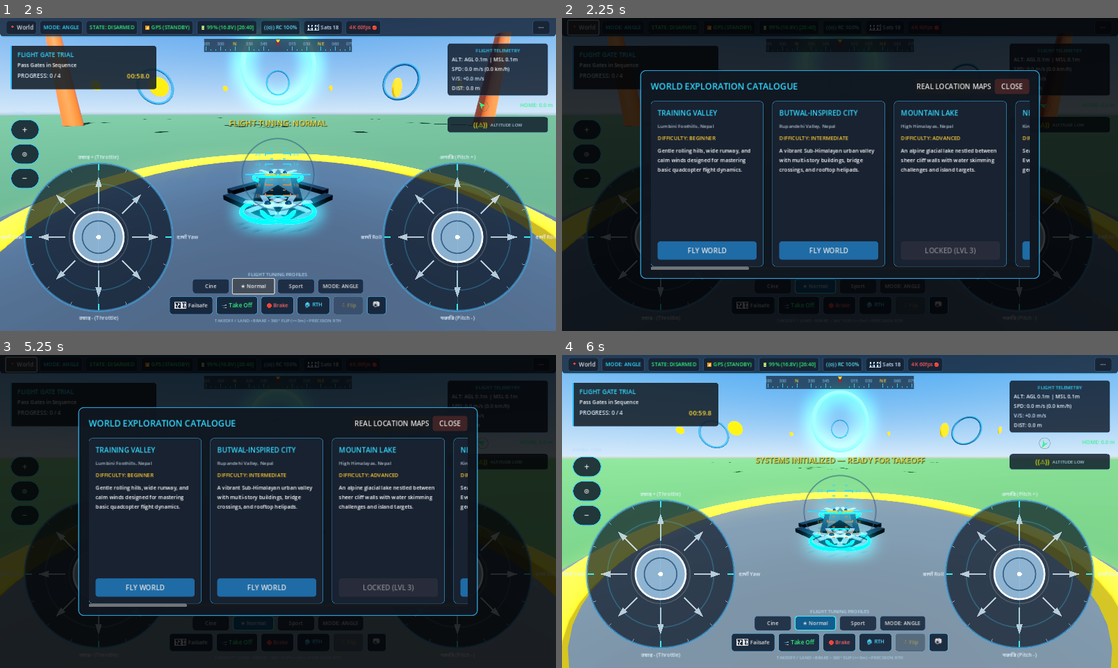
Above: before the commit, frames 1-4 (two rows, left to right).
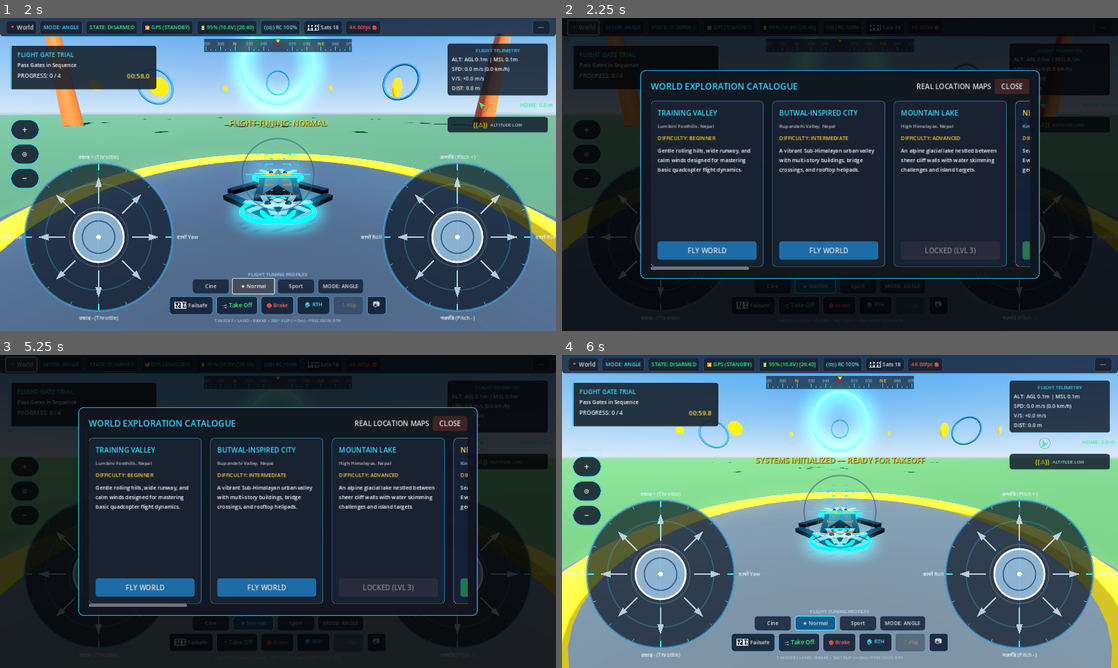
Above: after the commit, the same moments.

Repository: roadofriot/DroneGame
Game: Godot game, scene res://scenes/flight/FlightWorld.tscn
The game is run twice, just before and just after one commit, with the same random seed, the same clock (stepped at 60 frames per second) and the same inputs.
Inputs:
- Up to frame 1 (2 s): click "★ Normal" at 0.5 s; click "★ Normal" at 1.25 s
- Up to frame 2 (2.25 s): click "📍 World" at 2 s
- Up to frame 3 (5.25 s): click "FLY WORLD" at 2.75 s; click "★ Normal" at 3.5 s; click "★ Normal" at 4.25 s; click "📍 World" at 5 s
- Up to frame 4 (6 s): click "FLY WORLD" at 5.75 s

Frame 1 is identical in both runs. In frame 2, 0.2% of the frame differs, in the area x 81-85%, y 26-80%; in frame 3, 0.2%; in frame 4, nothing differs.

Commit message:
feat(adventure): integrate real-time adventure telemetry ribbon and WorldSelect stage cards

Diff:
--- a/scripts/core/FlightWorld.gd
+++ b/scripts/core/FlightWorld.gd
@@ -99,6 +99,10 @@
 			var dest_sig = adventure_nav.destination_reached
 			if not dest_sig.is_connected(_on_adventure_destination_reached):
 				dest_sig.connect(_on_adventure_destination_reached)
+			if flight_hud.has_method("update_adventure_telemetry"):
+				var nav_sig = adventure_nav.navigation_telemetry_updated
+				if not nav_sig.is_connected(flight_hud.update_adventure_telemetry):
+					nav_sig.connect(flight_hud.update_adventure_telemetry)
 		if audio_director:
 			var cp_sig = adventure_nav.checkpoint_passed
 			if not cp_sig.is_connected(_on_adventure_checkpoint_passed):
--- a/scripts/ui/FlightHUD.gd
+++ b/scripts/ui/FlightHUD.gd
@@ -98,6 +98,10 @@
 # Center Overlay
 @onready var label_state_banner: Label = get_node_or_null("CenterOverlay/StateBanner")
 @onready var proximity_warning: Label = get_node_or_null("CenterOverlay/ProximityWarning")
+
+# Adventure Telemetry Ribbon (Instantiated dynamically or referenced from tree)
+var adventure_panel: PanelContainer = null
+var label_adventure_info: Label = null
 
 # Settings Modal
 @onready var settings_modal: PanelContainer = get_node_or_null("SettingsModal")
@@ -473,6 +477,67 @@
 	]
 	_show_banner(banner_text, 6.0)
 
+func update_adventure_telemetry(data: Dictionary) -> void:
+	_ensure_adventure_panel()
+	if not label_adventure_info:
+		return
+	var dest_name = data.get("destination_name", "Destination")
+	var rem_m = data.get("distance_remaining_m", 0.0)
+	var trav_m = data.get("distance_travelled_m", 0.0)
+	var rem_km = rem_m / 1000.0
+	var trav_km = trav_m / 1000.0
+	var cp_idx = data.get("next_checkpoint", 1)
+	var cp_total = data.get("total_checkpoints", 0)
+	var coins = data.get("coins_collected", 0)
+
+	var info_text = "📍 DEST: %s | REM: %.2f km | FLOWN: %.2f km" % [
+		dest_name, rem_km, trav_km
+	]
+	if cp_total > 0:
+		info_text += " | GATE: %d/%d" % [min(cp_idx, cp_total), cp_total]
+	if coins > 0:
+		info_text += " | 🪙 %d" % coins
+
+	label_adventure_info.text = info_text
+	if adventure_panel:
+		adventure_panel.visible = true
+
+func _ensure_adventure_panel() -> void:
+	if adventure_panel != null and is_instance_valid(adventure_panel):
+		return
+	adventure_panel = PanelContainer.new()
+	adventure_panel.name = "AdventureTelemetryBar"
+	adventure_panel.anchors_preset = Control.PRESET_TOP_WIDE
+	adventure_panel.anchor_left = 0.5
+	adventure_panel.anchor_right = 0.5
+	adventure_panel.offset_left = -280.0
+	adventure_panel.offset_right = 280.0
+	adventure_panel.offset_top = 80.0
+	adventure_panel.offset_bottom = 106.0
+	adventure_panel.grow_horizontal = Control.GROW_DIRECTION_BOTH
+	adventure_panel.mouse_filter = Control.MOUSE_FILTER_IGNORE
+
+	var style = StyleBoxFlat.new()
+	style.bg_color = Color(0.04, 0.07, 0.12, 0.85)
+	style.border_color = Color(0.18, 0.72, 0.95, 0.7)
+	style.set_border_width_all(1)
+	style.set_corner_radius_all(6)
+	style.content_margin_left = 12
+	style.content_margin_right = 12
+	style.content_margin_top = 4
+	style.content_margin_bottom = 4
+	adventure_panel.add_theme_stylebox_override("panel", style)
+
+	label_adventure_info = Label.new()
+	label_adventure_info.horizontal_alignment = HORIZONTAL_ALIGNMENT_CENTER
+	label_adventure_info.vertical_alignment = VERTICAL_ALIGNMENT_CENTER
+	label_adventure_info.add_theme_font_size_override("font_size", 11)
+	label_adventure_info.add_theme_color_override("font_color", Color(0.3, 0.92, 1.0))
+	label_adventure_info.text = "📍 ADVENTURE MODE INITIALIZED"
+	adventure_panel.add_child(label_adventure_info)
+
+	add_child(adventure_panel)
+
 func _on_preflight_failed(reason: String) -> void:
 	_show_banner("PREFLIGHT FAILED: %s" % reason.to_upper(), 4.0)
 
--- a/scripts/ui/WorldSelectMenu.gd
+++ b/scripts/ui/WorldSelectMenu.gd
@@ -51,10 +51,18 @@
 	var panel = PanelContainer.new()
 	panel.custom_minimum_size = Vector2(260, 340)
 
+	var wid = world_def.get("id", "")
+	var is_stage = wid.begins_with("stage_") or wid == "nepal_adventure"
+
 	var style = StyleBoxFlat.new()
-	style.bg_color = Color(0.1, 0.14, 0.2, 0.9)
+	if is_stage:
+		style.bg_color = Color(0.08, 0.13, 0.22, 0.95)
+		style.border_color = Color(0.95, 0.72, 0.2, 0.8)
+	else:
+		style.bg_color = Color(0.1, 0.14, 0.2, 0.9)
+		style.border_color = Color(0.25, 0.75, 1, 0.7)
+
 	style.set_corner_radius_all(8)
-	style.border_color = Color(0.25, 0.75, 1, 0.7)
 	style.set_border_width_all(1)
 	style.content_margin_left = 16
 	style.content_margin_top = 16
@@ -68,7 +76,10 @@
 
 	var title_lbl = Label.new()
 	title_lbl.text = world_def.get("name", "World").to_upper()
-	title_lbl.add_theme_color_override("font_color", Color(0.2, 0.85, 1))
+	if is_stage:
+		title_lbl.add_theme_color_override("font_color", Color(1.0, 0.8, 0.3))
+	else:
+		title_lbl.add_theme_color_override("font_color", Color(0.2, 0.85, 1))
 	title_lbl.add_theme_font_size_override("font_size", 16)
 	vbox.add_child(title_lbl)
 
@@ -99,16 +110,21 @@
 	btn_style.set_corner_radius_all(6)
 
 	if is_unlocked:
-		action_btn.text = "FLY WORLD"
-		btn_style.bg_color = Color(0.12, 0.45, 0.7, 0.9)
+		action_btn.text = "FLY STAGE" if is_stage else "FLY WORLD"
+		if is_stage:
+			btn_style.bg_color = Color(0.14, 0.48, 0.32, 0.95)
+		else:
+			btn_style.bg_color = Color(0.12, 0.45, 0.7, 0.9)
 		action_btn.add_theme_stylebox_override("normal", btn_style)
-		var wid = world_def.get("id")
 		action_btn.pressed.connect(func():
 			visible = false
 			world_selected.emit(wid)
 		)
 	else:
-		action_btn.text = "LOCKED (LVL %d)" % world_def.get("required_level", 2)
+		if is_stage:
+			action_btn.text = "LOCKED (Fly Prev Stage)"
+		else:
+			action_btn.text = "LOCKED (LVL %d)" % world_def.get("required_level", 2)
 		action_btn.disabled = true
 		btn_style.bg_color = Color(0.2, 0.2, 0.25, 0.6)
 		action_btn.add_theme_stylebox_override("disabled", btn_style)
--- a/tests/unit/test_nepal_adventure_world.gd
+++ b/tests/unit/test_nepal_adventure_world.gd
@@ -9,6 +9,8 @@
 const AdventureNavManager = preload("res://scripts/world/AdventureNavigationManager.gd")
 const SaveService = preload("res://scripts/save/SaveService.gd")
 const WorldData = preload("res://scripts/world/WorldData.gd")
+const FlightHUD = preload("res://scripts/ui/FlightHUD.gd")
+const WorldSelectMenu = preload("res://scripts/ui/WorldSelectMenu.gd")
 
 func _init() -> void:
 	run_tests()
@@ -19,7 +21,7 @@
 	print("==================================================")
 
 	var tests_passed: int = 0
-	var tests_total: int = 7
+	var tests_total: int = 8
 
 	if test_na01_eight_stages_contract():
 		tests_passed += 1
@@ -34,6 +36,8 @@
 	if test_na06_landmark_discovery_and_rewards():
 		tests_passed += 1
 	if test_na07_touchdown_and_stage_unlocking():
+		tests_passed += 1
+	if test_na08_hud_telemetry_and_stage_cards():
 		tests_passed += 1
 
 	print("==================================================")
@@ -281,3 +285,67 @@
 	nav.queue_free()
 	print("  - Stage unlocking verified: Lumbini touchdown unlocked Stage 03 Tansen (PASS)")
 	return true
+
+func test_na08_hud_telemetry_and_stage_cards() -> bool:
+	print("[NA-08] Testing HUD Adventure Telemetry and WorldSelect Stage Cards...")
+	var hud_scene = load("res://scenes/ui/FlightHUD.tscn") as PackedScene
+	if not hud_scene:
+		printerr("FAIL: Could not load FlightHUD.tscn")
+		return false
+
+	var hud = hud_scene.instantiate() as FlightHUD
+	root.add_child(hud)
+
+	# Simulate telemetry packet
+	var test_packet = {
+		"destination_name": "Lumbini Gardens",
+		"distance_travelled_m": 1250.0,
+		"distance_remaining_m": 1750.0,
+		"speed_kmh": 45.0,
+		"altitude_m": 22.0,
+		"flight_time_sec": 35.0,
+		"next_checkpoint": 2,
+		"total_checkpoints": 4,
+		"coins_collected": 12
+	}
+	hud.update_adventure_telemetry(test_packet)
+
+	if not hud.adventure_panel or not hud.adventure_panel.visible:
+		printerr("FAIL: Adventure panel was not created or made visible")
+		hud.queue_free()
+		return false
+
+	if not "Lumbini Gardens" in hud.label_adventure_info.text:
+		printerr("FAIL: Telemetry destination name missing from label text")
+		hud.queue_free()
+		return false
+
+	# Test WorldSelectMenu card generation for adventure stages
+	var menu_scene = load("res://scenes/ui/WorldSelectMenu.tscn") as PackedScene
+	if not menu_scene:
+		printerr("FAIL: Could not load WorldSelectMenu.tscn")
+		hud.queue_free()
+		return false
+
+	var menu = menu_scene.instantiate() as WorldSelectMenu
+	root.add_child(menu)
+	var stage_card = menu._create_world_card({
+		"id": "stage_01_butwal",
+		"name": "Stage 01: Butwal City",
+		"region": "Rupandehi Hub",
+		"difficulty": "Beginner",
+		"description": "Urban takeoff",
+		"unlocked_by_default": true,
+		"required_level": 1
+	}, 1)
+
+	if not stage_card:
+		printerr("FAIL: Could not create stage card in WorldSelectMenu")
+		menu.queue_free()
+		hud.queue_free()
+		return false
+
+	hud.queue_free()
+	menu.queue_free()
+	print("  - HUD telemetry ribbon and WorldSelectMenu stage cards verified (PASS)")
+	return true
